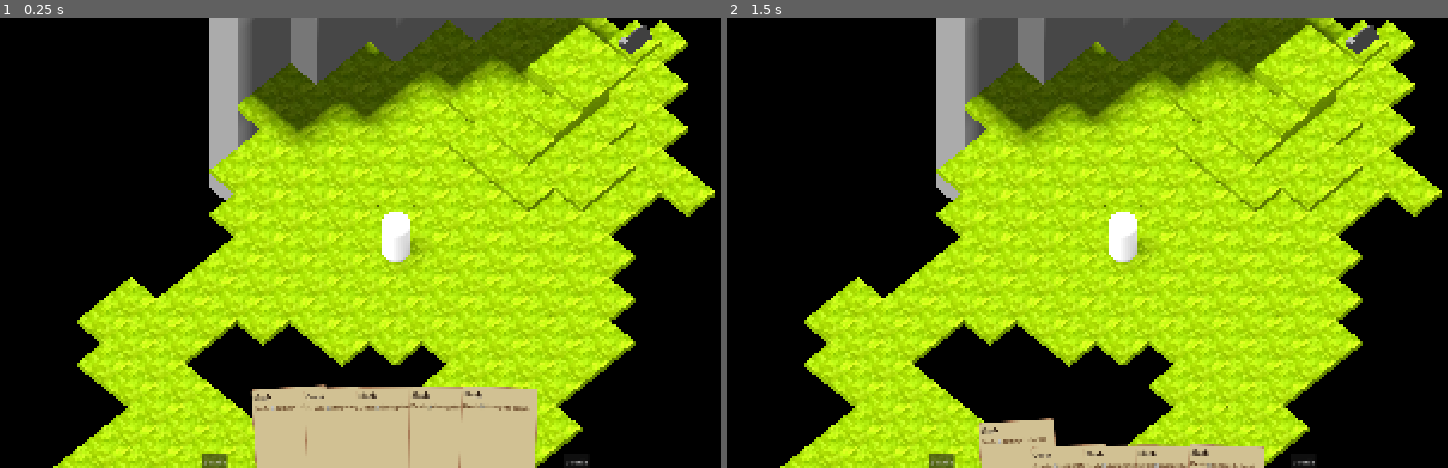
Above: before the commit, frames 1-2 (left to right).
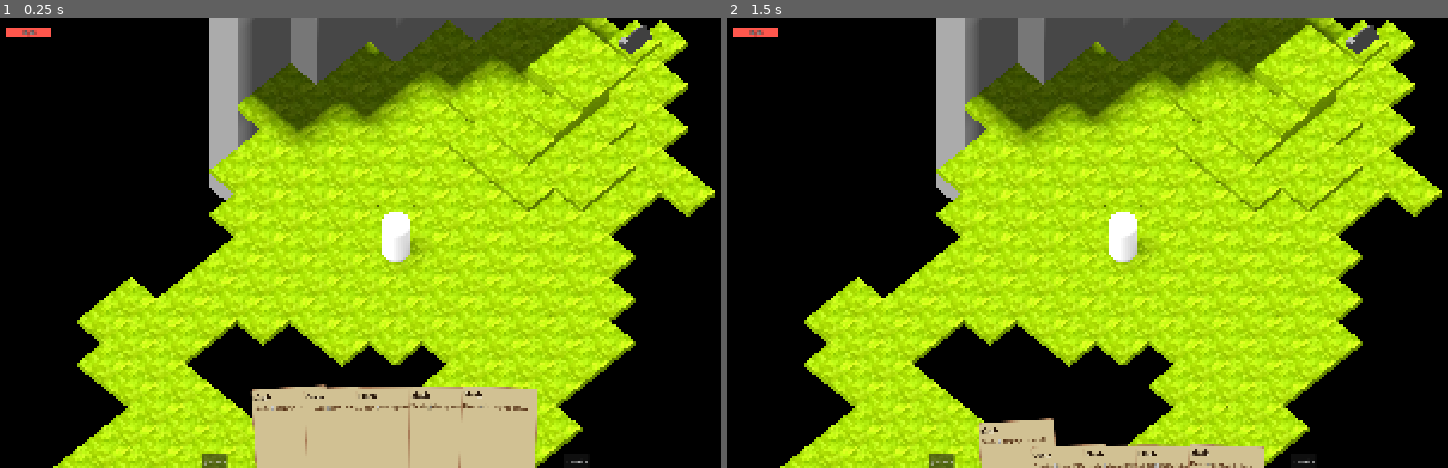
Above: after the commit, the same moments.

Repository: meelkor/veilways
Game: Godot game, scene res://prototype.tscn
Same seed, same stepped clock (60 frames per second), same inputs: the game is played once before the commit and once after it.
Inputs (mouse positions are in pixels of both pictures, inside the frame that each line leads up to):
- Up to frame 1 (0.25 s): no input
- Up to frame 2 (1.5 s): click "3 cards" at 0.5 s; click (1015, 432) at 1.27 s

The runs differ from the first frame. In frame 1, 0.4% of the frame differs, in the area x 0-82%, y 2-100%; in frame 2, 0.4%.

Commit message:
add testing hp bar

Diff:
--- a/content/npcs/critter.tscn
+++ b/content/npcs/critter.tscn
@@ -10,6 +10,8 @@
 
 [node name="Critter" type="Node3D" unique_id=1171793010]
 script = ExtResource("1_c5mqb")
+max_hp = 8
+hp = 8
 metadata/_custom_type_script = "uid://oaumavmt3u5t"
 
 [node name="MeshInstance3D" type="MeshInstance3D" parent="." unique_id=1200511032]
--- a/project.godot
+++ b/project.godot
@@ -42,5 +42,6 @@
 
 [rendering]
 
+textures/canvas_textures/default_texture_filter=0
 renderer/rendering_method="mobile"
 textures/decals/filter=2
--- a/prototype.tscn
+++ b/prototype.tscn
@@ -30,6 +30,8 @@
 [node name="Player" parent="." unique_id=128370249 instance=ExtResource("2_883nb")]
 transform = Transform3D(1, 0, 0, 0, 1, 0, 0, 0, 1, 1.5, 2.9802323e-09, -0.5)
 deck = SubResource("Resource_8y2k3")
+max_hp = 18
+hp = 18
 
 [node name="Critter" parent="." unique_id=717241545 instance=ExtResource("2_bk8nm")]
 transform = Transform3D(-4.371139e-08, 0, 1, 0, 1, 0, -1, 0, -4.371139e-08, -7.5, 1, -0.5)
--- /dev/null
+++ b/ui/hp_bar/hp_bar.gd
@@ -0,0 +1,23 @@
+class_name HpBar
+extends Control
+
+@export var actor: Actor
+
+@onready var _hp_line := %HpLine as Panel
+@onready var _temp_hp_line := %TempHpLine as Panel
+@onready var _hp_label := %HpLabel as Label
+@onready var _temp_hp_label := %TempHpLabel as Label
+@onready var _temp_hp_shield := %TempHpShield as Control
+
+
+func _process(_delta: float) -> void:
+	var max_hp: int = actor.max_hp
+	var hp: int = actor.hp
+	var temp_hp: int = actor.temp_hp
+
+	if max_hp > 0:
+		_hp_line.size.x = float(hp) / float(max_hp) * size.x
+		_temp_hp_line.size.x = float(temp_hp) / float(max_hp) * size.x
+		_hp_label.text = "%s/%s" % [hp, max_hp]
+		_temp_hp_label.text = "%s" % temp_hp
+		_temp_hp_shield.visible = temp_hp > 0
--- /dev/null
+++ b/ui/hp_bar/hp_bar.tscn
@@ -0,0 +1,106 @@
+[gd_scene load_steps=9 format=3 uid="uid://dddrt4paeru7q"]
+
+[ext_resource type="Script" uid="uid://5mo11dxl2e4d" path="res://ui/hp_bar/hp_bar.gd" id="1_xfh1i"]
+[ext_resource type="Texture2D" uid="uid://bjkmlg1kv5lmf" path="res://resources/temp_hp.png" id="2_lsnvh"]
+[ext_resource type="Texture2D" uid="uid://cw1lcxrxta4i" path="res://resources/temp_hp_overlay.png" id="2_uvt3w"]
+
+[sub_resource type="StyleBoxFlat" id="StyleBoxFlat_rwdkh"]
+bg_color = Color(1, 0.34051147, 0.30032542, 1)
+
+[sub_resource type="StyleBoxTexture" id="StyleBoxTexture_rfgq4"]
+texture = ExtResource("2_uvt3w")
+axis_stretch_horizontal = 1
+axis_stretch_vertical = 1
+modulate_color = Color(1, 0.82627416, 0.6998268, 1)
+
+[sub_resource type="StyleBoxTexture" id="StyleBoxTexture_uvt3w"]
+texture = ExtResource("2_lsnvh")
+
+[sub_resource type="LabelSettings" id="LabelSettings_kxbic"]
+outline_size = 4
+outline_color = Color(0.080783345, 0.080783345, 0.080783345, 1)
+
+[sub_resource type="LabelSettings" id="LabelSettings_rwdkh"]
+font_size = 12
+outline_size = 4
+outline_color = Color(0, 0, 0, 1)
+
+[node name="HpBar" type="Panel" unique_id=1068573325]
+custom_minimum_size = Vector2(100, 4)
+offset_right = 100.0
+offset_bottom = 24.0
+script = ExtResource("1_xfh1i")
+
+[node name="HpLine" type="Panel" parent="." unique_id=1421428863]
+unique_name_in_owner = true
+layout_mode = 1
+anchors_preset = 9
+anchor_bottom = 1.0
+offset_right = 62.0
+grow_vertical = 2
+size_flags_horizontal = 0
+theme_override_styles/panel = SubResource("StyleBoxFlat_rwdkh")
+
+[node name="TempHpLine" type="Panel" parent="." unique_id=1235167842]
+unique_name_in_owner = true
+texture_repeat = 2
+layout_mode = 1
+anchors_preset = 9
+anchor_bottom = 1.0
+offset_right = 44.0
+grow_vertical = 2
+theme_override_styles/panel = SubResource("StyleBoxTexture_rfgq4")
+
+[node name="TempHpShield" type="Control" parent="." unique_id=1143220195]
+unique_name_in_owner = true
+layout_mode = 1
+anchors_preset = 11
+anchor_left = 1.0
+anchor_right = 1.0
+anchor_bottom = 1.0
+grow_horizontal = 0
+grow_vertical = 2
+size_flags_horizontal = 8
+
+[node name="Panel" type="Panel" parent="TempHpShield" unique_id=1829950796]
+layout_mode = 1
+anchors_preset = 4
+anchor_top = 0.5
+anchor_bottom = 0.5
+offset_left = -10.0
+offset_top = -17.0
+offset_right = 24.0
+offset_bottom = 17.0
+grow_vertical = 2
+size_flags_horizontal = 0
+theme_override_styles/panel = SubResource("StyleBoxTexture_uvt3w")
+
+[node name="TempHpLabel" type="Label" parent="TempHpShield/Panel" unique_id=1687346360]
+unique_name_in_owner = true
+layout_mode = 1
+anchors_preset = 15
+anchor_right = 1.0
+anchor_bottom = 1.0
+grow_horizontal = 2
+grow_vertical = 2
+text = "20"
+label_settings = SubResource("LabelSettings_kxbic")
+horizontal_alignment = 1
+vertical_alignment = 3
+
+[node name="HpLabel" type="Label" parent="." unique_id=2088991772]
+unique_name_in_owner = true
+layout_mode = 1
+anchors_preset = -1
+anchor_top = 0.5
+anchor_right = 1.0
+anchor_bottom = 0.5
+offset_top = -12.0
+offset_bottom = 10.0
+grow_horizontal = 2
+grow_vertical = 2
+size_flags_vertical = 1
+text = "1/1"
+label_settings = SubResource("LabelSettings_rwdkh")
+horizontal_alignment = 1
+vertical_alignment = 3
--- a/ui/player_gui/player_gui.gd
+++ b/ui/player_gui/player_gui.gd
@@ -1,27 +1,29 @@
 class_name PlayerGui
 extends Control
 
-@onready var hand_cards := %HandCards as HandCards
-@onready var draw_pile_button := %DrawPileButton as Button
-@onready var discard_pile_button := %DiscardPileButton as Button
+@onready var _hand_cards := %HandCards as HandCards
+@onready var _draw_pile_button := %DrawPileButton as Button
+@onready var _discard_pile_button := %DiscardPileButton as Button
+@onready var _hp_bar := %HpBar as HpBar
 
 
 func _ready() -> void:
 	var game := Game.instance
 	var player := game.player
+	_hp_bar.actor = player
 	# todo: hand cards could access deck by itself via Game instance, but I
 	# want to have it reusable? Wrap into "GameUi"? Or move into Player?
-	hand_cards.deck = player.deck
+	_hand_cards.deck = player.deck
 	game.active_card_changed.connect(func () -> void:
 		if game.active_card:
-			hand_cards.selected_cards = [game.active_card.hand_index]
-			hand_cards.offset_bottom = 140
+			_hand_cards.selected_cards = [game.active_card.hand_index]
+			_hand_cards.offset_bottom = 140
 		else:
-			hand_cards.selected_cards = []
-			hand_cards.offset_bottom = 0
+			_hand_cards.selected_cards = []
+			_hand_cards.offset_bottom = 0
 	)
-	hand_cards.card_selected.connect(func (pointer: Deck.Pointer) -> void: game.active_card = pointer)
+	_hand_cards.card_selected.connect(func (pointer: Deck.Pointer) -> void: game.active_card = pointer)
 	player.deck.changed.connect(func () -> void:
-		draw_pile_button.text = "%s cards" % len(player.deck.draw_pile)
-		discard_pile_button.text = "%s cards" % len(player.deck.discard_pile)
+		_draw_pile_button.text = "%s cards" % len(player.deck.draw_pile)
+		_discard_pile_button.text = "%s cards" % len(player.deck.discard_pile)
 	)
--- a/ui/player_gui/player_gui.tscn
+++ b/ui/player_gui/player_gui.tscn
@@ -1,7 +1,8 @@
-[gd_scene load_steps=3 format=3 uid="uid://bothi5fsfftgq"]
+[gd_scene load_steps=4 format=3 uid="uid://bothi5fsfftgq"]
 
 [ext_resource type="Script" uid="uid://c2y105scdfo0q" path="res://ui/player_gui/player_gui.gd" id="1_r5pa8"]
 [ext_resource type="PackedScene" uid="uid://bc3yndrscy4kr" path="res://ui/hand_cards/hand_cards.tscn" id="2_eg8so"]
+[ext_resource type="PackedScene" uid="uid://dddrt4paeru7q" path="res://ui/hp_bar/hp_bar.tscn" id="2_hi2q4"]
 
 [node name="PlayerGui" type="Control" unique_id=1997076290]
 layout_mode = 3
@@ -12,6 +13,15 @@
 grow_vertical = 2
 mouse_filter = 1
 script = ExtResource("1_r5pa8")
+
+[node name="HpBar" parent="." unique_id=1068573325 instance=ExtResource("2_hi2q4")]
+unique_name_in_owner = true
+layout_mode = 1
+anchors_preset = -1
+offset_left = 24.0
+offset_top = 24.0
+offset_right = 134.0
+offset_bottom = 47.0
 
 [node name="HBoxContainer" type="HBoxContainer" parent="." unique_id=572016458]
 layout_mode = 1
Binary file added: resources/temp_hp.png
Not shown, added: resources/temp_hp.png.import
Binary file added: resources/temp_hp_overlay.png
Not shown, added: resources/temp_hp_overlay.png.import
Not shown, added: ui/hp_bar/hp_bar.gd.uid
